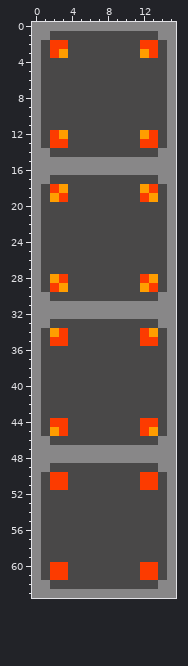
A pixel-art sprite gets an edit: textures/blocks/blast_furnace_top_on.png. The picture above was drawn from the file before the commit.
The file is 16x64 pixels.
Once edited:
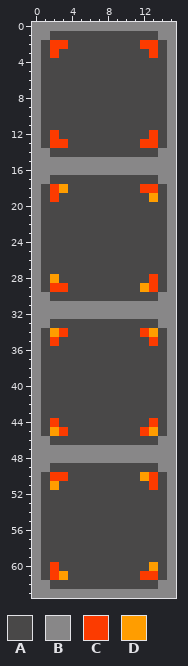
Palette (. is transparent): A #494848  B #888788  C #fc3b00  D #ff9d00
Edits made:
The author changed colour C to colour A in row 19 at x 3 and 12; in row 28 at x 3 and 12; in row 35 at x 3 and 12; in row 44 at x 3 and 12; in row 51 at x 3 and 12; in row 60 at x 3 and 12.
The author changed colour D to colour A in row 3 at x 3 and 12; in row 12 at x 3 and 12.
The author changed colour D to colour C in row 18 at x 12; in row 19 at x 2; in row 28 at x 13; in row 29 at x 3.
The author changed colour C to colour D in row 50 at x 12; in row 51 at x 2; in row 60 at x 13; in row 61 at x 3.
